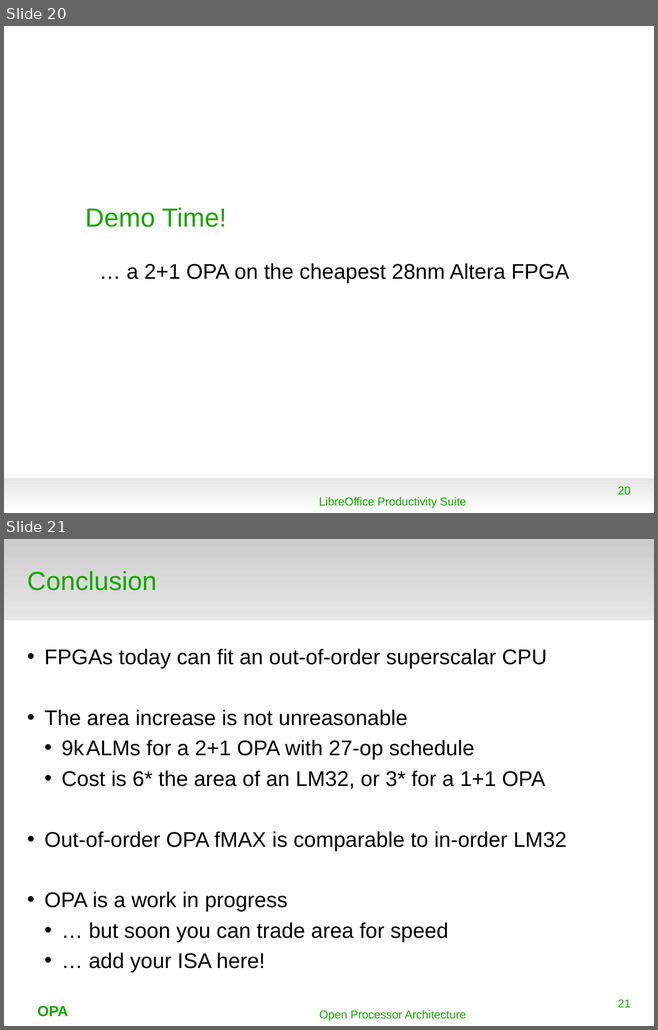
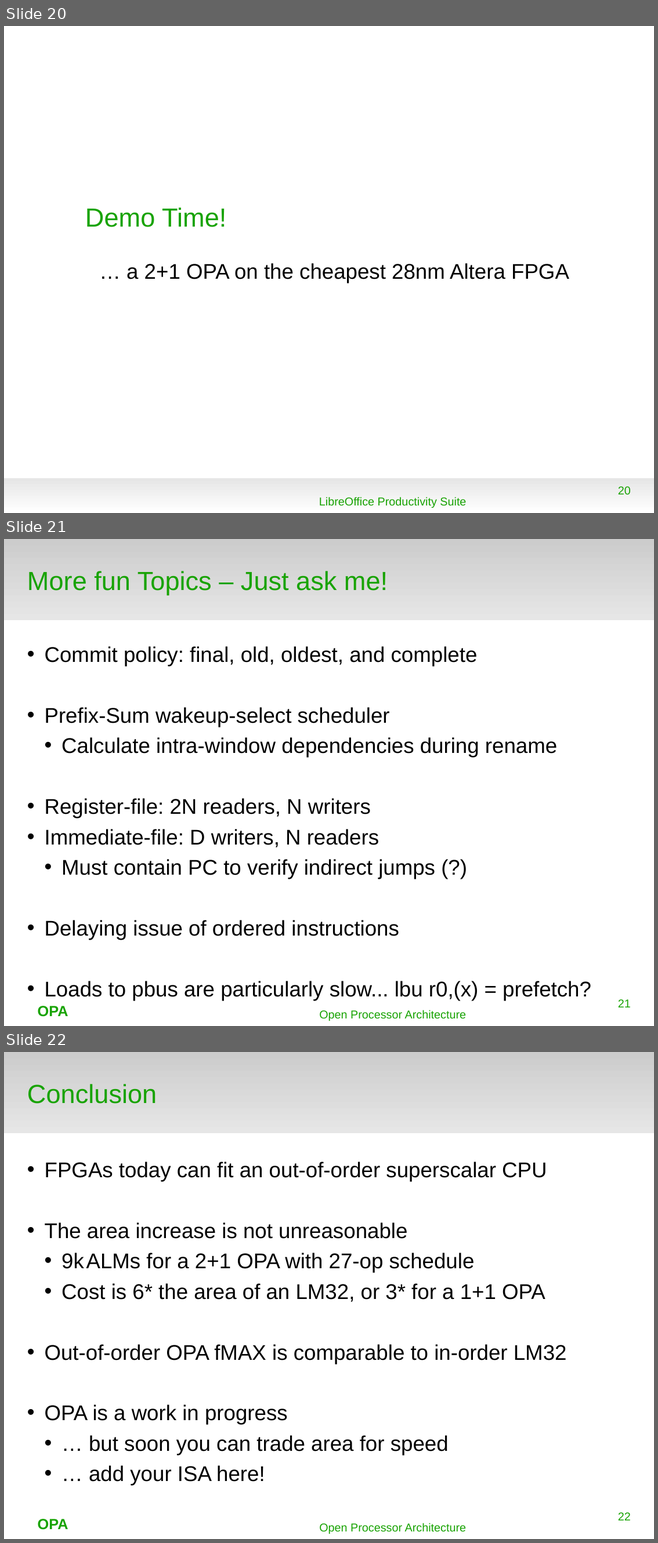
Before and after one commit to terpstra/opa, a slide deck: docs/orconf2015.odp. Shown one above the other, each under a label of ours: slides 20 and 21 before the commit, slides 20, 21 and 22 after it. The pictures are 658x1030 and 658x1543 pixels, drawn with LibreOffice and Linux fonts; fonts in the diff are those of the drawing; background and template pictures are left out. Boxes give left, top, right and bottom in pixels: in the first picture for what was removed or moved away, otherwise in the second. Text is boxed around its words. In the diff, an @@ line names an element or a change of style, - is before the commit and + after.

```diff
--- a/docs/orconf2015.odp
+++ b/docs/orconf2015.odp
@@ slide 21 added at (x1=4, y1=539, x2=654, y2=1026), background #FFFFFF; not listed: 2 template elements that a slide beside it also shows @@
@@ title added at (x1=27, y1=571, x2=387, y2=595), 32 pt, text #18A303 @@
+More fun Topics – Just ask me!
@@ text added at (x1=45, y1=646, x2=591, y2=1001), 26 pt, text #000000 @@
+• Commit policy: final, old, oldest, and complete
+• Prefix-Sum wakeup-select scheduler
+  • Calculate intra-window dependencies during rename
+• Register-file: 2N readers, N writers
+• Immediate-file: D writers, N readers
+  • Must contain PC to verify indirect jumps (?)
+• Delaying issue of ordered instructions
+• Loads to pbus are particularly slow... lbu r0,(x) = prefetch?
@@ page number added at (x1=618, y1=1000, x2=630, y2=1008), 14 pt, text #18A303 @@
+21
@@ text added at (x1=319, y1=1010, x2=466, y2=1021), 14 pt, text #18A303 @@
+Open Processor Architecture
@@ what was slide 21 is now slide 22 @@
@@ page number at (x1=618, y1=1513, x2=630, y2=1521): text changed @@
-21
+22
```
Also in this commit, not shown: 8 slides changed.
